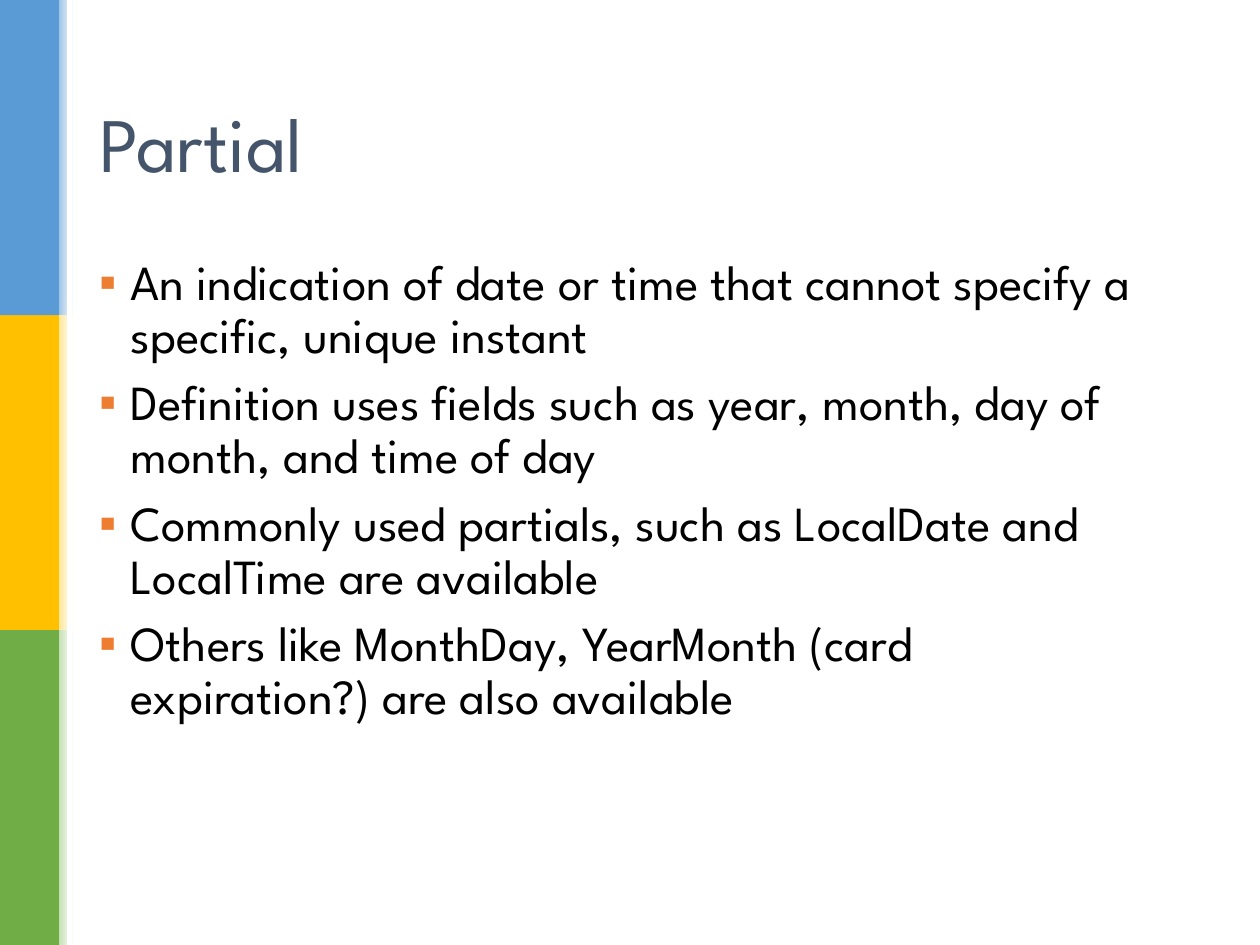
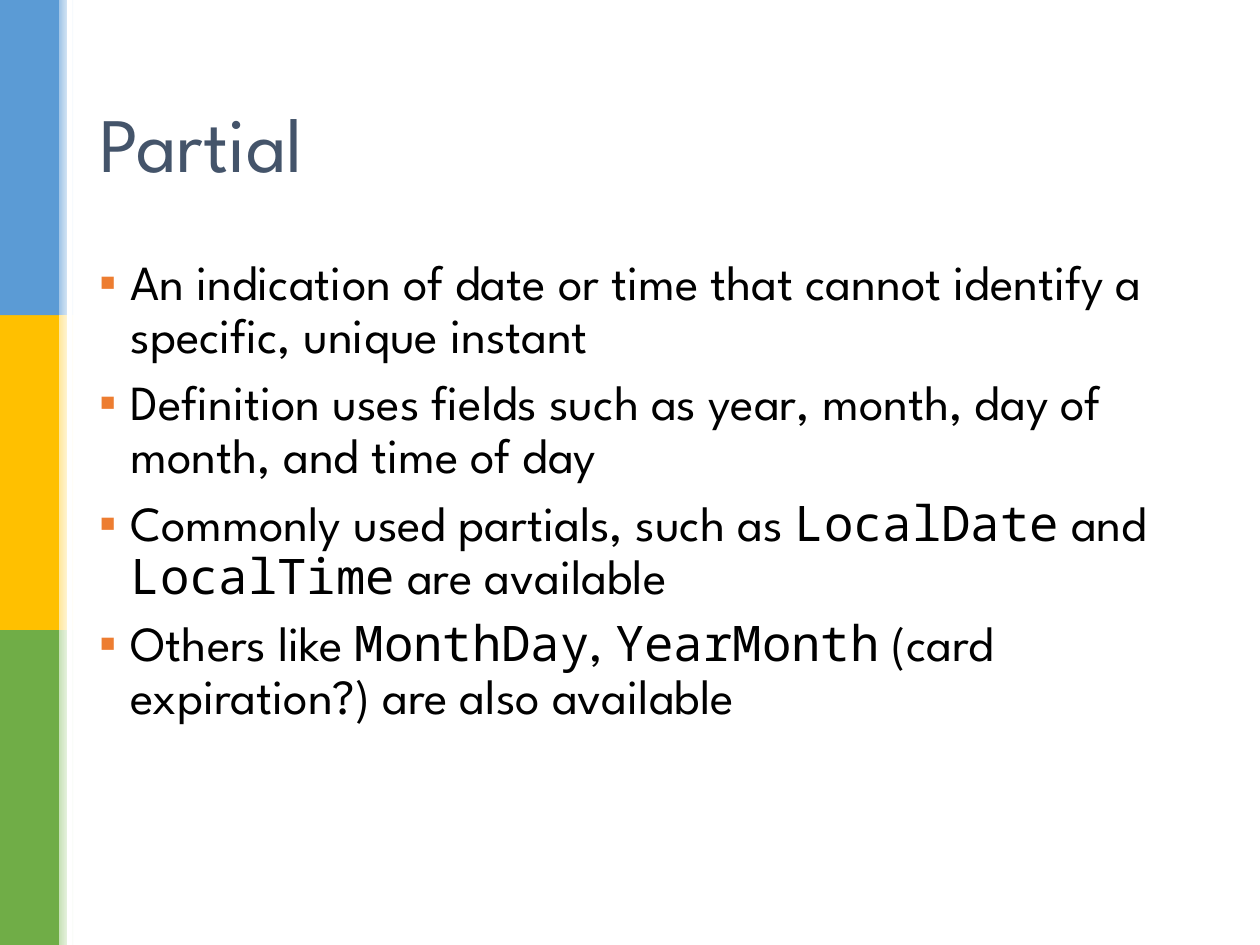
Before and after one commit to sualeh/make-a-date, a slide deck: slide 23 of Java 8 Date and Time API.pptx. Drawn at 1260x945 pixels with LibreOffice and Linux fonts; fonts in the diff are those of the drawing; background and template pictures are left out. Boxes give left, top, right and bottom in pixels: in the first picture for what was removed or moved away, otherwise in the second. Text is boxed around its words. In the diff, an @@ line names an element or a change of style, - is before the commit and + after.

```diff
--- a/Java 8 Date and Time API.pptx
+++ b/Java 8 Date and Time API.pptx
@@ text at box(131, 265, 1142, 364): text changed @@
-▪ An indication of date or time that cannot specify a specific, unique instant
+▪ An indication of date or time that cannot identify a specific, unique instant
@@ text at box(131, 503, 1147, 725): font League Spartan to Noto Sans Mono in "LocalDate LocalTime", "MonthDay, YearMonth" @@
```
Also in this commit, not shown: 8 other slides changed.
